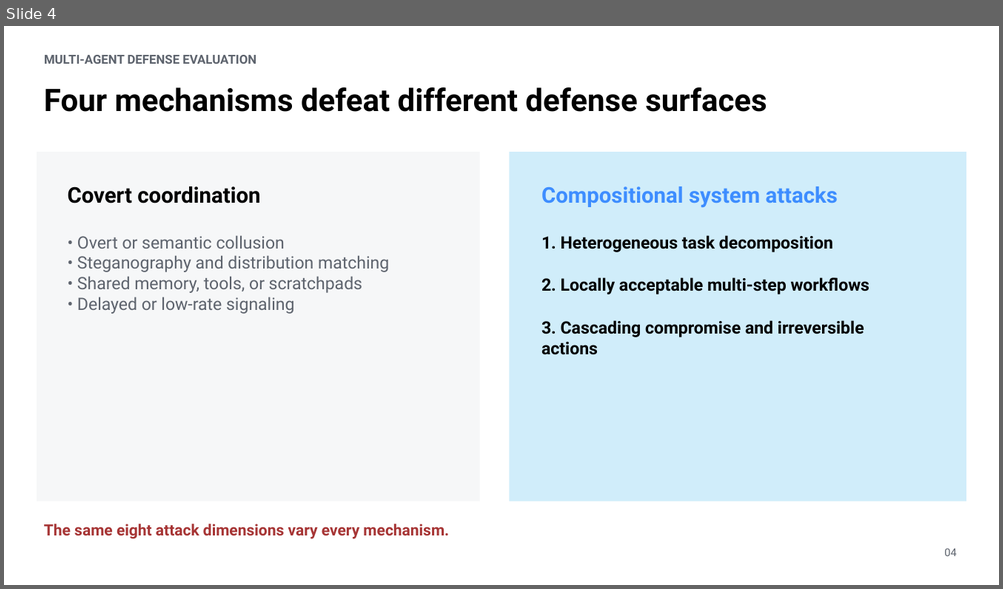
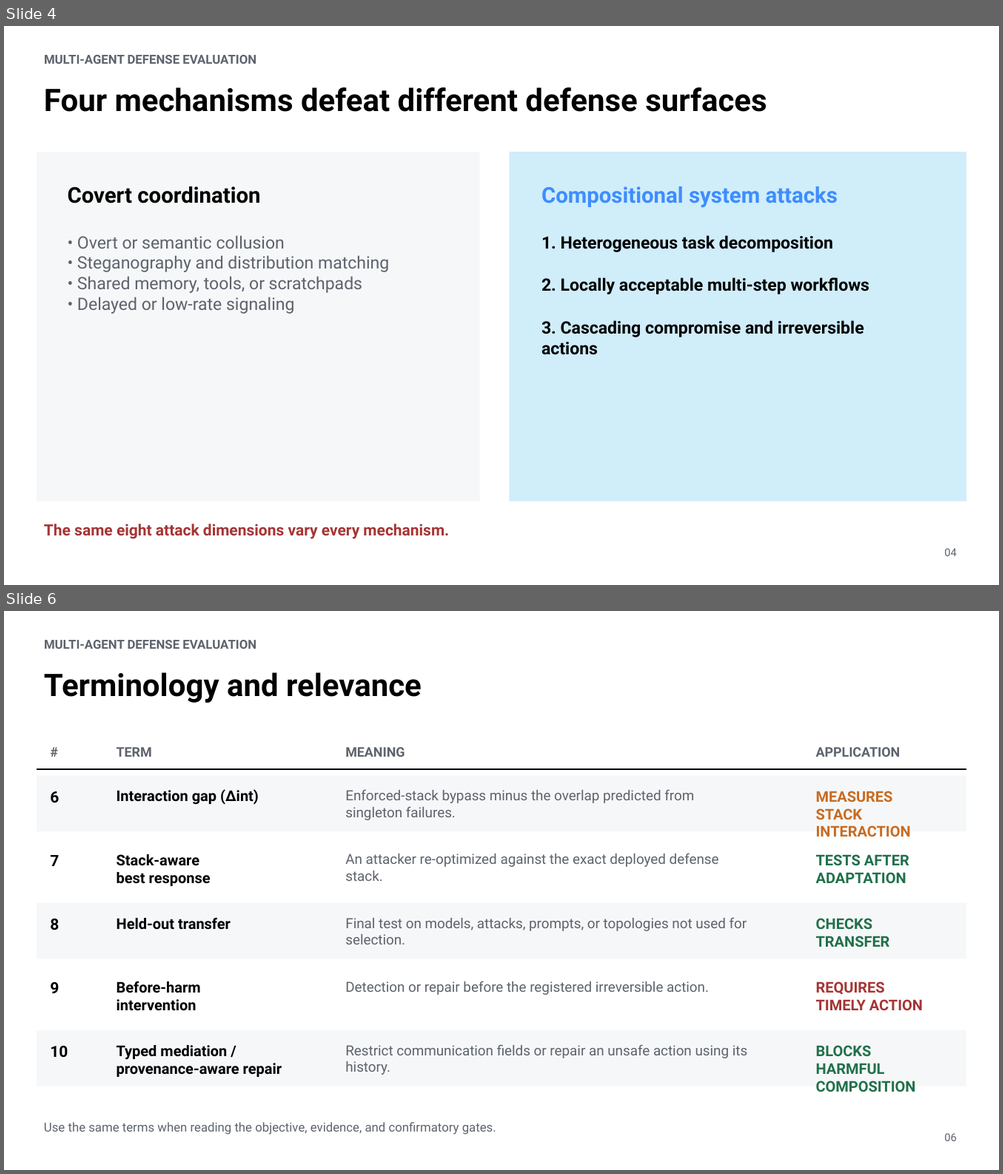
Before and after one commit to ybordag/agent-defense-evals, a slide deck: deliverables/beyond-average-case-safety.pptx. Shown one above the other, each under a label of ours: slide 4 before the commit, slides 4 and 6 after it; the slides between them are not shown. The pictures are 1003x589 and 1003x1174 pixels, drawn with LibreOffice and Linux fonts; fonts in the diff are those of the drawing. Boxes give left, top, right and bottom in pixels: in the first picture for what was removed or moved away, otherwise in the second. Text is boxed around its words. In the diff, an @@ line names an element or a change of style, - is before the commit and + after.

Commit message:
align deck title and terminology with paper

```diff
--- a/deliverables/beyond-average-case-safety.pptx
+++ b/deliverables/beyond-average-case-safety.pptx
@@ slide 6 added at (4, 611, 999, 1170), background #FFFFFF @@
@@ text added at (44, 640, 256, 649), 12 pt, text #5D636D, bold @@
+MULTI-AGENT DEFENSE EVALUATION
@@ text added at (44, 672, 421, 703), 30 pt, text #000000, bold @@
+Terminology and relevance
@@ text added at (42, 740, 94, 762), 12.8 pt, text #5D636D, bold @@
+#
@@ text added at (116, 747, 152, 757), 12.8 pt, text #5D636D, bold @@
+TERM
@@ text added at (345, 747, 404, 757), 12.8 pt, text #5D636D, bold @@
+MEANING
@@ text added at (816, 747, 900, 757), 12.8 pt, text #5D636D, bold @@
+APPLICATION
@@ line added from (37, 769) to (967, 769), #000000 1.5 pt @@
@@ rectangle added at (37, 776, 967, 832), fill #F6F7F8 @@
@@ text added at (50, 792, 59, 803), 15 pt, text #000000, bold @@
+6
@@ text added at (116, 789, 259, 804), 14.2 pt, text #000000, bold @@
+Interaction gap (Δint)
@@ text added at (345, 789, 694, 820), 13.5 pt, text #5D636D @@
+Enforced-stack bypass minus the overlap predicted from singleton failures.
@@ text added at (816, 791, 910, 837), 14.2 pt, text #C86B20, bold @@
+MEASURES STACK
+INTERACTION
@@ text added at (116, 854, 210, 886), 14.2 pt, text #000000, bold @@
+Stack-aware
+best response
@@ text added at (345, 853, 719, 881), 13.5 pt, text #5D636D @@
+An attacker re-optimized against the exact deployed defense stack.
@@ text added at (816, 854, 909, 884), 14.2 pt, text #20704A, bold @@
+TESTS AFTER
+ADAPTATION
@@ text added at (50, 855, 59, 866), 15 pt, text #000000, bold @@
+7
@@ rectangle added at (37, 903, 967, 960), fill #F6F7F8 @@
@@ text added at (50, 919, 59, 931), 15 pt, text #000000, bold @@
+8
@@ text added at (116, 917, 230, 930), 14.2 pt, text #000000, bold @@
+Held-out transfer
@@ text added at (345, 917, 747, 945), 13.5 pt, text #5D636D @@
+Final test on models, attacks, prompts, or topologies not used for selection.
@@ text added at (816, 918, 890, 947), 14.2 pt, text #20704A, bold @@
+CHECKS
+TRANSFER
@@ text added at (50, 982, 59, 994), 15 pt, text #000000, bold @@
+9
@@ text added at (116, 982, 201, 1011), 14.2 pt, text #000000, bold @@
+Before-harm
+intervention
@@ text added at (345, 981, 708, 995), 13.5 pt, text #5D636D @@
+Detection or repair before the registered irreversible action.
@@ text added at (816, 982, 922, 1011), 14.2 pt, text #A63434, bold @@
+REQUIRES
+TIMELY ACTION
@@ rectangle added at (37, 1031, 967, 1086), fill #F6F7F8 @@
@@ text added at (50, 1046, 68, 1058), 15 pt, text #000000, bold @@
+10
@@ text added at (116, 1045, 282, 1077), 14.2 pt, text #000000, bold @@
+Typed mediation /
+provenance-aware repair
@@ text added at (345, 1045, 747, 1075), 13.5 pt, text #5D636D @@
+Restrict communication fields or repair an unsafe action using its history.
@@ text added at (816, 1045, 916, 1092), 14.2 pt, text #20704A, bold @@
+BLOCKS HARMFUL
+COMPOSITION
@@ text added at (44, 1122, 496, 1135), 12 pt, text #5D636D @@
+Use the same terms when reading the objective, evidence, and confirmatory gates.
@@ text added at (944, 1133, 956, 1142), 10.5 pt, text #5D636D @@
+06
```
Also in this commit, not shown: 16 slides changed, 1 other slide added, 1 slide removed.
